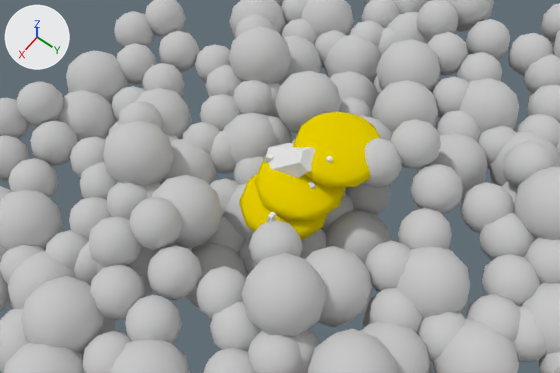
An edit to the Blender file flameout/bblender_raw/lander4_damaged.blend, drawn before and after from the same camera.
Camera for both pictures: the file's camera 'Camera'. Lighting does not change. The marker at upper left points along +X, +Y and +Z.
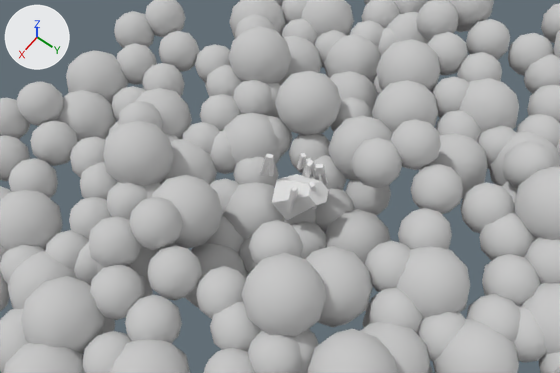
The change, as a list of edits to the scene's bpy script:
```text
Change ob_cube_013:
    ob_cube_013.location: (-0.33, 0.82, 1.29) -> (-0.33, -0.68, -1.56)
Remove ob_icosphere_025:
    ob_icosphere_025 = bpy.data.objects.new('Icosphere.025', me_icosphere_025)
    ob_icosphere_025.location = (-1.31, 0.64, 0.74)
    ob_icosphere_025.scale = (1.83, 1.83, -0.643)
Remove ob_icosphere_024:
    ob_icosphere_024 = bpy.data.objects.new('Icosphere.024', me_icosphere_024)
    ob_icosphere_024.location = (1.15, -0.13, -0.85)
    ob_icosphere_024.scale = (1.83, 1.83, -0.643)
Remove ob_icosphere_023:
    ob_icosphere_023 = bpy.data.objects.new('Icosphere.023', me_icosphere_023)
    ob_icosphere_023.location = (0.33, 0.03, -0.19)
    ob_icosphere_023.scale = (1.83, 1.83, -0.643)
Remove ob_icosphere_022:
    ob_icosphere_022 = bpy.data.objects.new('Icosphere.022', me_icosphere_022)
    ob_icosphere_022.location = (0.33, 0.03, -0.19)
    ob_icosphere_022.scale = (0.704, 0.704, 0.704)
Change ob_cube_004:
    ob_cube_004.location: (2.42, 0.23, -0.83) -> (0.99, 0.23, -0.83)
Change ob_cube:
    ob_cube.location: (-0.33, 1.18, -0.81) -> (-0.33, 0.36, -0.81)
Change ob_cylinder:
    ob_cylinder.location: (0.03, -0.4, 0.39) -> (0.47, 0.35, -0.71)
```

What differs and where, as boxes (x1, y1, x2, y2) in the pictures (560 x 373 px):
'Icosphere.025', deleted (yellow): before (292, 112, 380, 187)
'Icosphere.023', deleted (yellow): before (254, 158, 346, 221)
'Cylinder', moved: before (267, 143, 315, 178); after (272, 174, 329, 220)
'Icosphere.024', deleted (yellow): before (239, 173, 327, 241)
'Cube.005', moved: before (267, 213, 274, 222); after (286, 187, 297, 213)
'Cube.001', moved (not visible before): after (318, 164, 328, 186)
'Cube', moved (not visible before): after (315, 164, 320, 180)
'Cube.004', moved: before (271, 212, 276, 221); after (294, 186, 298, 201)
'Icosphere.022', deleted: before (295, 174, 307, 180)
'Cube.013', moved (not visible afterwards): before (326, 156, 333, 163)
'Icosphere.017', unchanged, uncovered by the edit: before (224, 183, 254, 242); after (224, 182, 284, 242)
'Icosphere.018', unchanged, uncovered by the edit: before (360, 116, 393, 141); after (328, 116, 393, 180)
